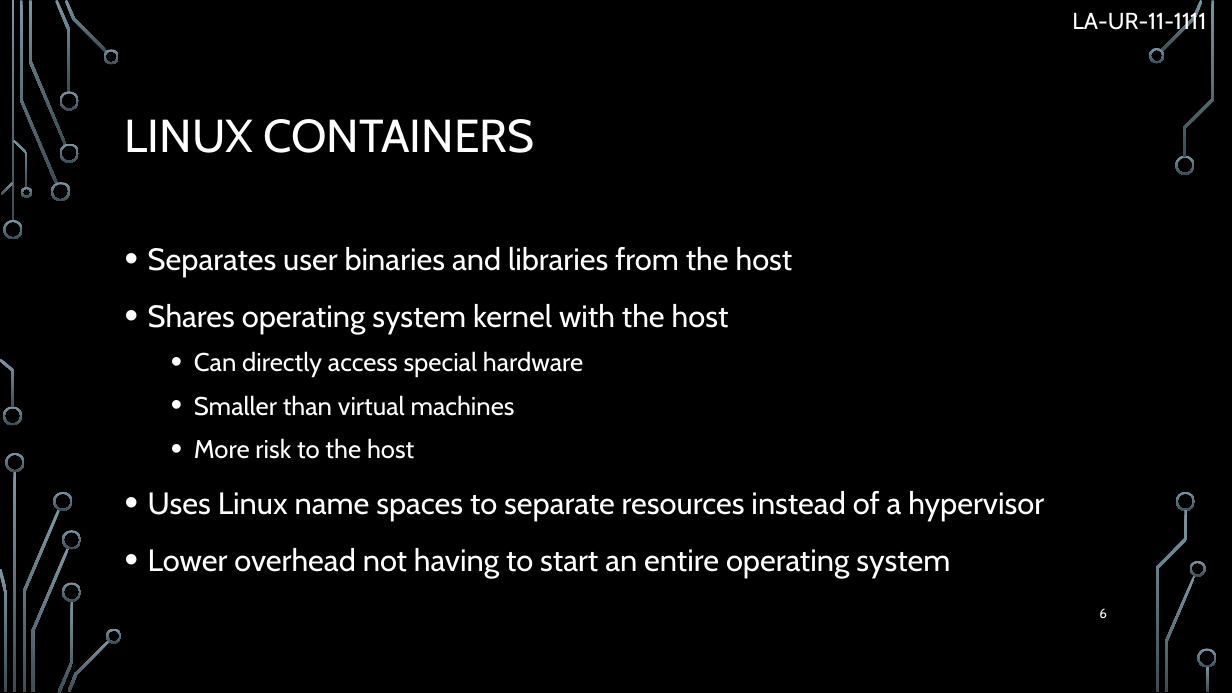
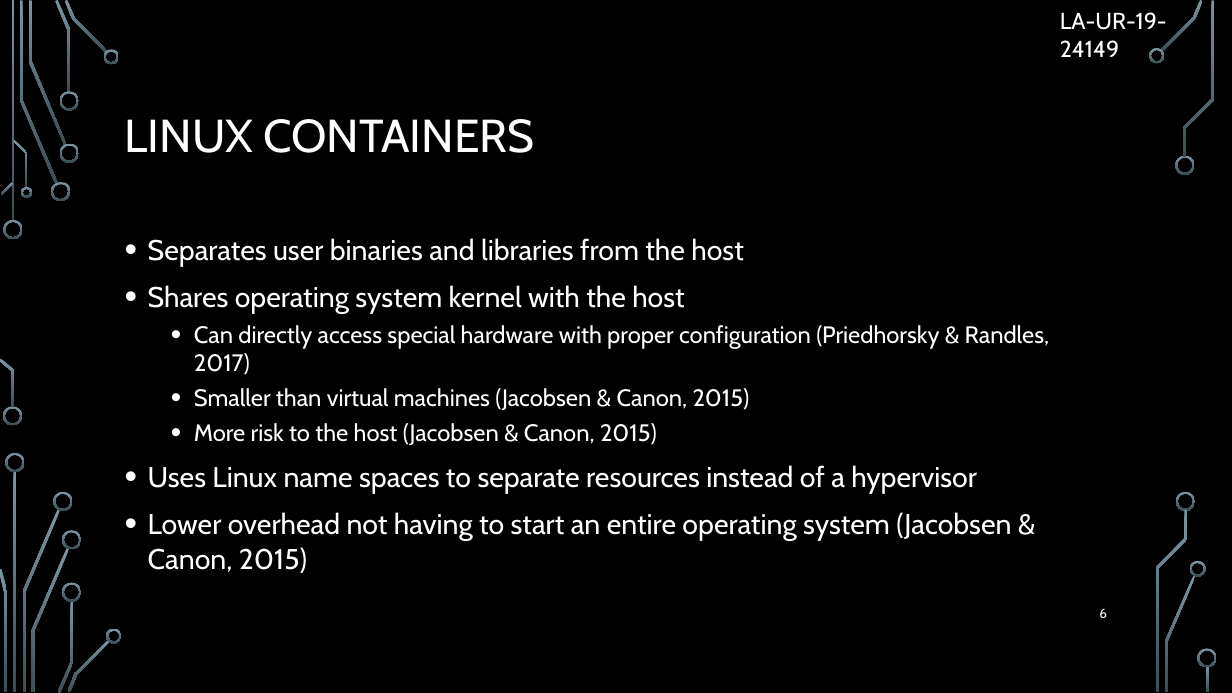
Before and after one commit to Brofessional/thesis-v2, a slide deck: slide 6 of presentation.pptx. Drawn at 1232x693 pixels with LibreOffice and Linux fonts; fonts in the diff are those of the drawing; background and template pictures are left out. Boxes give left, top, right and bottom in pixels: in the first picture for what was removed or moved away, otherwise in the second. Text is boxed around its words. In the diff, an @@ line names an element or a change of style, - is before the commit and + after.

```diff
--- a/presentation.pptx
+++ b/presentation.pptx
@@ text at [1060, 12, 1167, 57]: text changed @@
-LA-UR-11-1111
+LA-UR-19-24149
@@ text at [148, 238, 977, 494]: size 24 to 22.2 pt in "Separates user binaries and libraries from the ...", "Shares operating system kernel with the host", "Uses Linux name spaces to separate resources ..."; line spacing 1.2 to 1 @@
@@ text at [194, 325, 1050, 445]: text changed; size 20 to 18.5 pt @@
-  • Can directly access special hardware
-  • Smaller than virtual machines
-  • More risk to the host
+  • Can directly access special hardware with proper configuration (Priedhorsky & Randles, 2017)
+  • Smaller than virtual machines (Jacobsen & Canon, 2015)
+  • More risk to the host (Jacobsen & Canon, 2015)
@@ text at [148, 512, 1011, 573]: text changed; size 24 to 22.2 pt @@
-• Lower overhead not having to start an entire operating system
+• Lower overhead not having to start an entire operating system (Jacobsen & Canon, 2015)
```
Also in this commit, not shown: 30 other slides changed, 1 other file.
